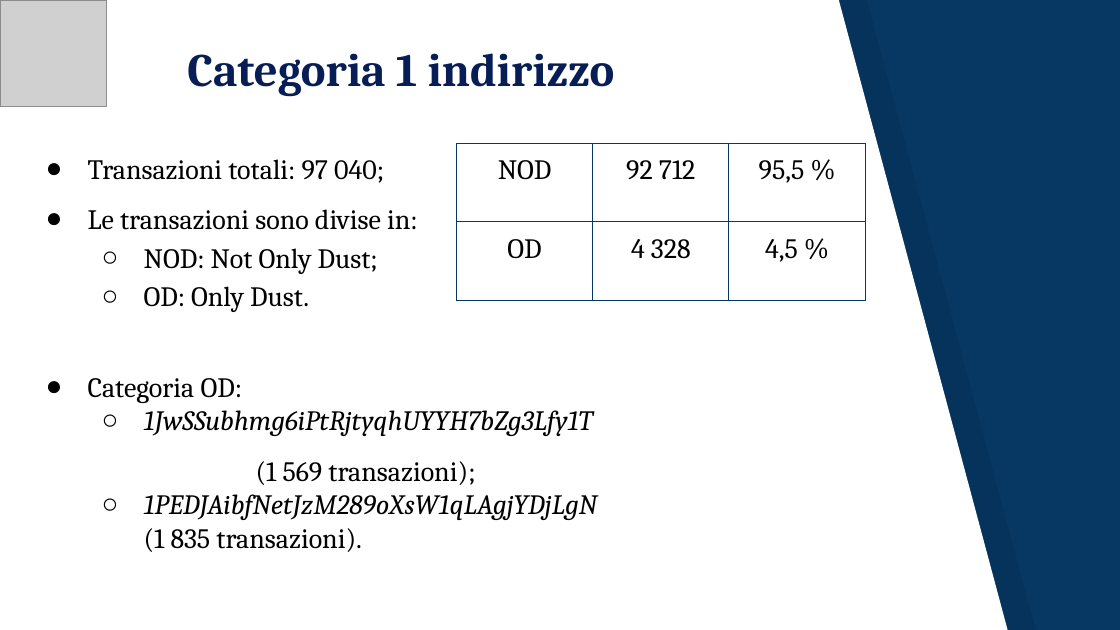
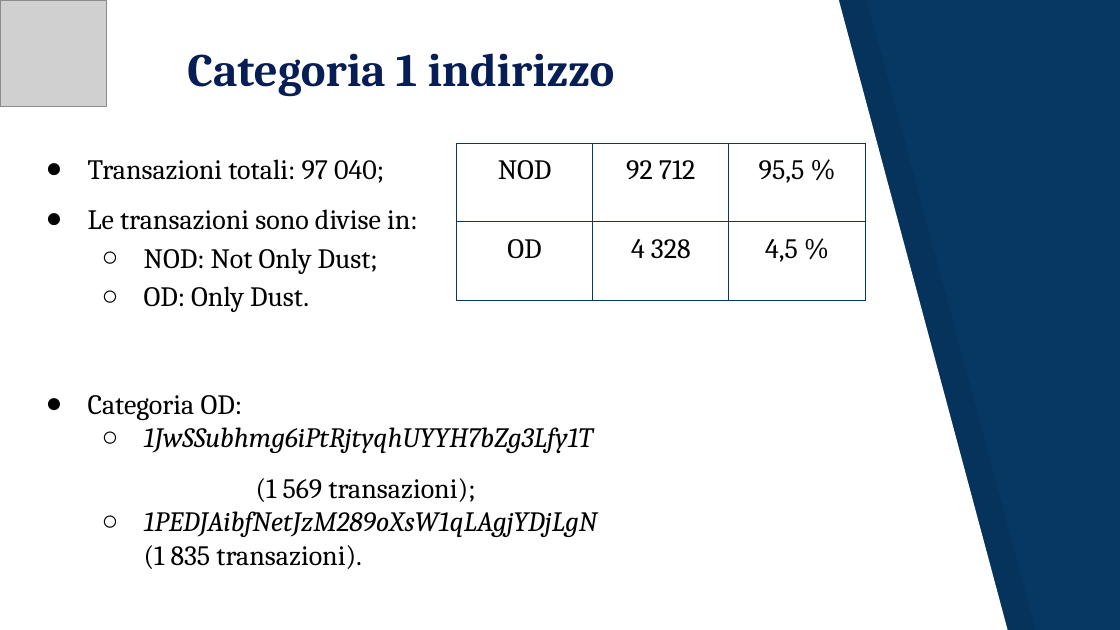
Before and after one commit to JacopoRaffi/Dust_Attack_Analysis, a slide deck: slide 16 of Dust Attack .pptx. Drawn at 1120x630 pixels with LibreOffice and Linux fonts; fonts in the diff are those of the drawing; grey boxes stand for pictures. Boxes give left, top, right and bottom in pixels: in the first picture for what was removed or moved away, otherwise in the second. Text is boxed around its words. In the diff, an @@ line names an element or a change of style, - is before the commit and + after.

```diff
--- a/Dust Attack .pptx
+++ b/Dust Attack .pptx
@@ text at bbox=[88, 395, 243, 420]: line spacing 1 to 1.5 @@
```
Also in this commit, not shown: 7 other slides changed, 1 other file.
